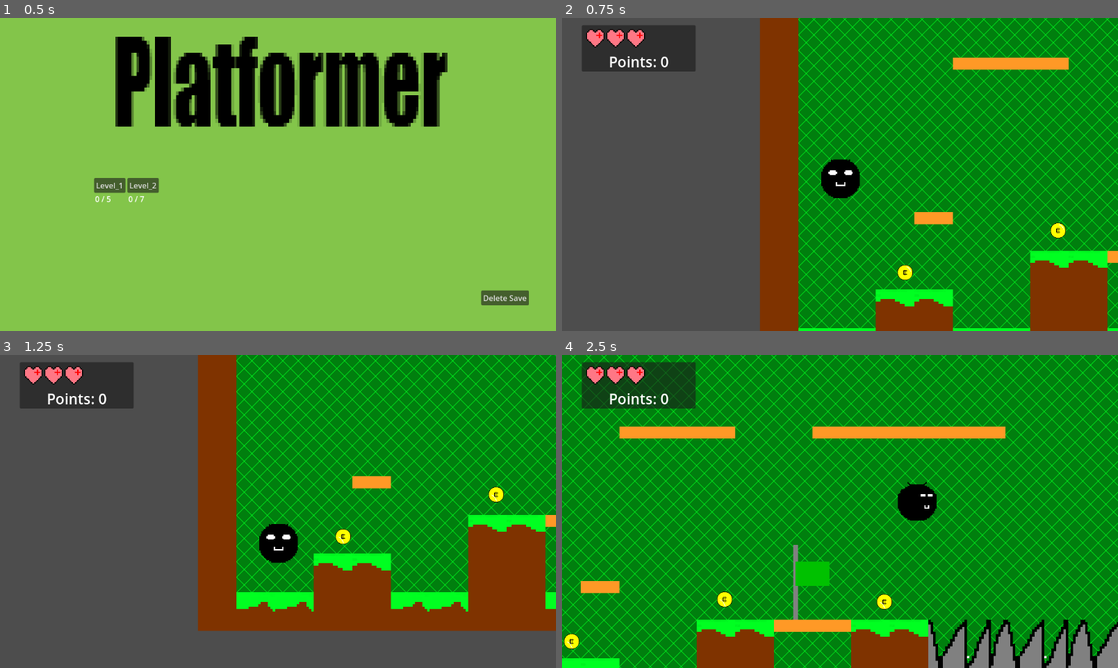
Above: before the commit, frames 1-4 (two rows, left to right).
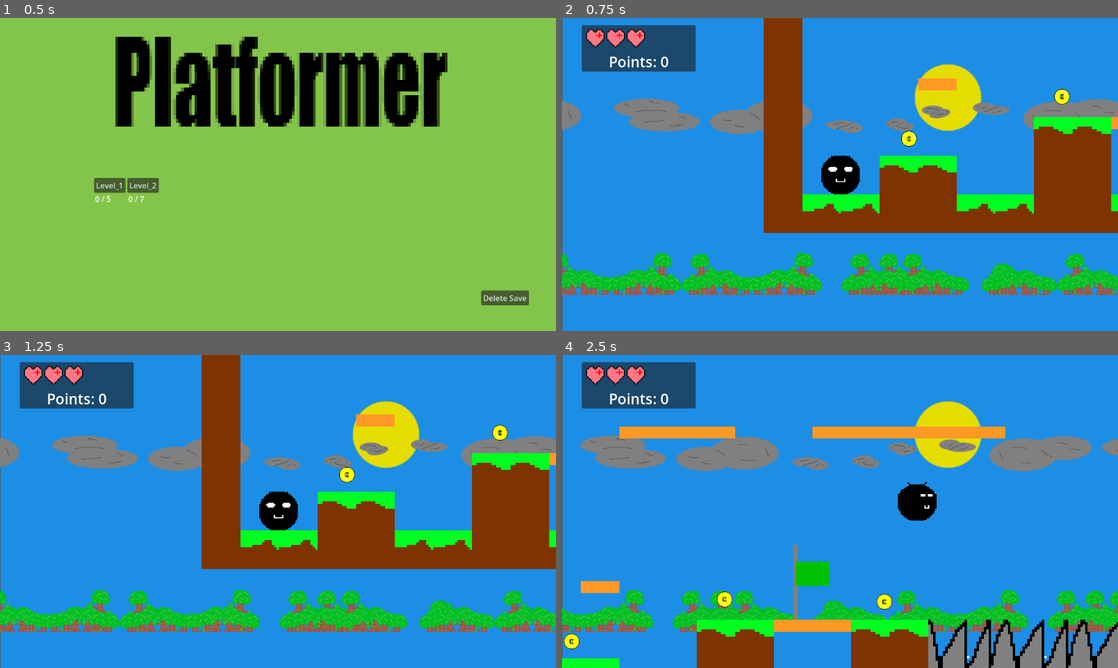
Above: after the commit, the same moments.

Repository: CWmain/Platformer
Game: Godot game, scene res://gui/level_select.tscn
The game is run twice, just before and just after one commit, with the same random seed, the same clock (stepped at 60 frames per second) and the same inputs.
Inputs (mouse positions are in pixels of both pictures, inside the frame that each line leads up to):
- Up to frame 1 (0.5 s): no input
- Up to frame 2 (0.75 s): click "Level_1" at 0.5 s
- Up to frame 3 (1.25 s): no input
- Up to frame 4 (2.5 s): move the mouse to (962, 495) at 1.27 s; hold Right (right) from 1.28 s (still down); tap Space (jump) at 1.52, 2.27 s; move the mouse to (728, 527) at 2.02 s

Frame 1 is identical in both runs. In frame 2, 94% of the frame differs, in the area x 0-100%, y 0-100%; in frame 3, 93%; in frame 4, 87%.

Commit message:
Added parallax Background to first level to act as a template for future levels

Diff:
--- a/Platformer/levels/Level_1.tscn
+++ b/Platformer/levels/Level_1.tscn
@@ -1,10 +1,13 @@
-[gd_scene load_steps=13 format=3 uid="uid://6y24wcwc7b4s"]
+[gd_scene load_steps=16 format=3 uid="uid://6y24wcwc7b4s"]
 
 [ext_resource type="Script" path="res://global.gd" id="1_8pe5h"]
 [ext_resource type="Texture2D" uid="uid://bq36frf7amc6h" path="res://gui/BackgroundTile.png" id="2_1vqmh"]
 [ext_resource type="PackedScene" uid="uid://dgj4ye5q61idm" path="res://gui/game_manager.tscn" id="2_lwyry"]
 [ext_resource type="Texture2D" uid="uid://ctb80acl7h83a" path="res://GameObjects/TileSheetTemp.png" id="3_hejdp"]
 [ext_resource type="PackedScene" uid="uid://fwfpuyh08wnv" path="res://GameObjects/icy.tscn" id="3_n0kd5"]
+[ext_resource type="Texture2D" uid="uid://bhx4kby3e01g2" path="res://Parallax Background/FarSky.png" id="3_ppdc8"]
+[ext_resource type="Texture2D" uid="uid://bnq7qgedlxw4c" path="res://Parallax Background/FarCloud.png" id="4_a8whk"]
+[ext_resource type="Texture2D" uid="uid://cqrdi5qmw7uaf" path="res://Parallax Background/CloseTrees.png" id="4_j5if8"]
 [ext_resource type="PackedScene" uid="uid://dja28yf0n5ix5" path="res://GameObjects/finish.tscn" id="5_1agf5"]
 [ext_resource type="PackedScene" uid="uid://bp1nlmyq3t7wb" path="res://main_character.tscn" id="6_2s6l2"]
 [ext_resource type="PackedScene" uid="uid://deqfci0e0t815" path="res://GameObjects/coin.tscn" id="7_8n6jj"]
@@ -90,6 +93,34 @@
 [node name="Node" type="Node"]
 script = ExtResource("1_8pe5h")
 
+[node name="ParallaxBackground" type="ParallaxBackground" parent="."]
+scroll_ignore_camera_zoom = true
+
+[node name="Sky" type="ParallaxLayer" parent="ParallaxBackground"]
+scale = Vector2(1.5, 1.5)
+motion_scale = Vector2(0, 0)
+
+[node name="SkySpirte" type="Sprite2D" parent="ParallaxBackground/Sky"]
+position = Vector2(398.667, 223.333)
+texture = ExtResource("3_ppdc8")
+
+[node name="FarClouds" type="ParallaxLayer" parent="ParallaxBackground"]
+motion_scale = Vector2(0.1, 0)
+motion_mirroring = Vector2(1920, 0)
+
+[node name="FC" type="Sprite2D" parent="ParallaxBackground/FarClouds"]
+position = Vector2(0, 158)
+texture = ExtResource("4_a8whk")
+centered = false
+
+[node name="CloseTrees" type="ParallaxLayer" parent="ParallaxBackground"]
+motion_scale = Vector2(0.5, 0)
+motion_mirroring = Vector2(1920, 0)
+
+[node name="Trees" type="Sprite2D" parent="ParallaxBackground/CloseTrees"]
+position = Vector2(959, 526)
+texture = ExtResource("4_j5if8")
+
 [node name="GameManager" parent="." instance=ExtResource("2_lwyry")]
 unique_name_in_owner = true
 next_level = "res://levels/Level_2.tscn"
@@ -99,6 +130,7 @@
 [node name="SceneObjects" type="Node" parent="."]
 
 [node name="TextureRect" type="TextureRect" parent="SceneObjects"]
+visible = false
 texture_filter = 1
 offset_top = -719.0
 offset_right = 2853.0
@@ -121,7 +153,7 @@
 next_lvl = "res://levels/Level_2.tscn"
 
 [node name="Player" parent="SceneObjects" instance=ExtResource("6_2s6l2")]
-position = Vector2(87, 156)
+position = Vector2(79, 435)
 
 [node name="Coins" type="Node" parent="SceneObjects"]
 
Binary file added: Platformer/Parallax Background/CloseClouds.png
Not shown, added: Platformer/Parallax Background/CloseClouds.png.import
Binary file added: Platformer/Parallax Background/CloseTrees.png
Not shown, added: Platformer/Parallax Background/CloseTrees.png.import
Binary file added: Platformer/Parallax Background/FarCloud.png
Not shown, added: Platformer/Parallax Background/FarCloud.png.import
Binary file added: Platformer/Parallax Background/FarSky.png
Not shown, added: Platformer/Parallax Background/FarSky.png.import
Not shown, added: Platformer/Parallax Background/Parallel Background WIP.pdn
